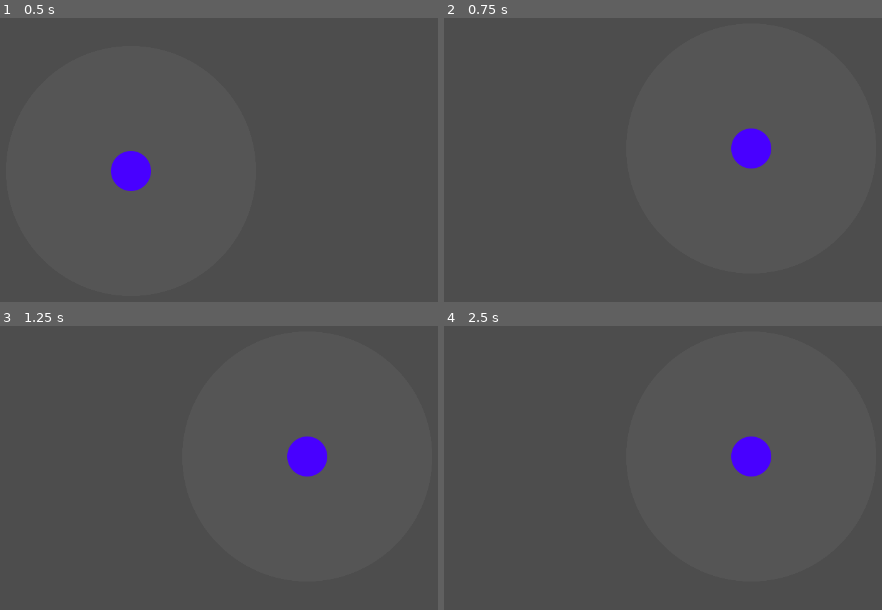
Above: before the commit, frames 1-4 (two rows, left to right).
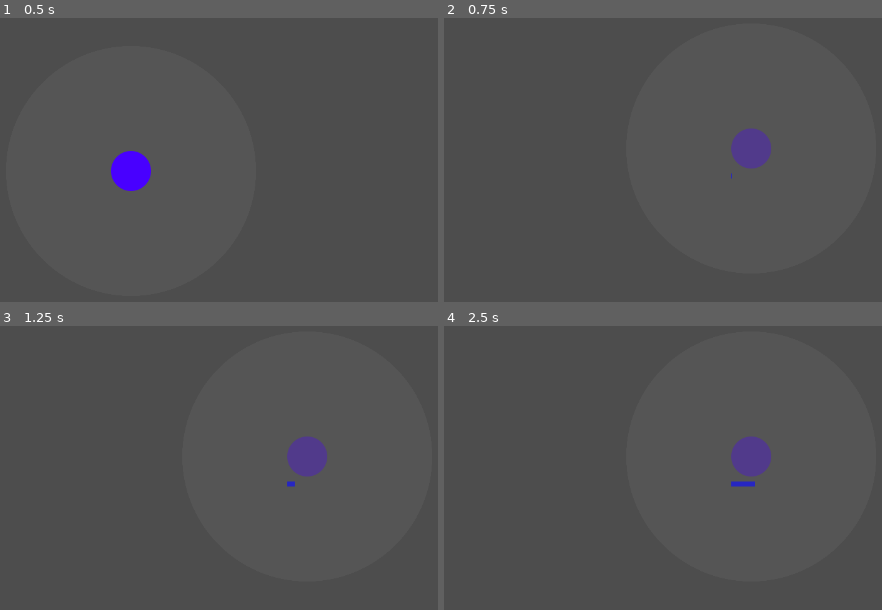
Above: after the commit, the same moments.

Repository: phrasmotica/godot-tower-defence
Game: Godot game, scene res://scenes/slow_tower.tscn
The game is run twice, just before and just after one commit, with the same random seed, the same clock (stepped at 60 frames per second) and the same inputs. This scene is started directly instead of the project's main scene.
Inputs (mouse positions are in pixels of both pictures, inside the frame that each line leads up to):
- Up to frame 1 (0.5 s): no input
- Up to frame 2 (0.75 s): tap Enter (ui_accept) at 0.5 s; move the mouse to (750, 148) at 0.52 s; hold Shift (fast_forward) from 0.53 s (still down); tap . (next_tower) at 0.6 s; click (750, 148) at 0.67 s
- Up to frame 3 (1.25 s): keep holding Shift (fast_forward); tap Enter (ui_accept) at 0.77 s
- Up to frame 4 (2.5 s): tap Enter (ui_accept) at 1.25, 1.52, 2 s; move the mouse to (outside the picture) at 1.27 s; release Shift (fast_forward) at 1.28 s; tap , (previous_tower) at 1.35 s; move the mouse to (654, 379) at 2.02 s; hold Shift (fast_forward) from 2.03 s (still down); tap . (next_tower) at 2.1 s

Frame 1 is identical in both runs. In frame 2, 1.0% of the frame differs, in the area x 65-75%, y 38-57%; in frame 3, 1.1%; in frame 4, 1.2%.
Error before the commit: Cannot call method 'play' on a null value. (res://scripts/tower.gd:56)

Commit message:
Implement slow tower via new pattern

Diff:
--- a/scenes/slow_tower.tscn
+++ b/scenes/slow_tower.tscn
@@ -1,13 +1,13 @@
-[gd_scene load_steps=32 format=3 uid="uid://b8qu4bxbhapgl"]
+[gd_scene load_steps=29 format=3 uid="uid://b8qu4bxbhapgl"]
 
 [ext_resource type="Script" path="res://scripts/tower.gd" id="1_c2mwh"]
-[ext_resource type="Texture2D" uid="uid://i2j4kvn0w7q4" path="res://assets/sprites/range.png" id="2_oryv4"]
 [ext_resource type="Texture2D" uid="uid://du6xscvmfx8l8" path="res://assets/sprites/towerselection.png" id="3_c5d30"]
 [ext_resource type="Script" path="res://scripts/progress_bar.gd" id="4_017vf"]
+[ext_resource type="PackedScene" uid="uid://bkiugvcd885f7" path="res://scenes/range_area.tscn" id="5_7dlap"]
 [ext_resource type="Script" path="res://scripts/tower_level_manager.gd" id="5_t5pdt"]
-[ext_resource type="PackedScene" uid="uid://b80wrboq0yfrq" path="res://scenes/firing_line.tscn" id="6_bxxxn"]
 [ext_resource type="PackedScene" uid="uid://djj6tjv3p0qo6" path="res://scenes/tower_level.tscn" id="6_eu8cm"]
 [ext_resource type="Texture2D" uid="uid://bauh87fo4ohfx" path="res://assets/sprites/slowTower.png" id="7_34jkt"]
+[ext_resource type="PackedScene" uid="uid://ciydhlp5id3lj" path="res://scenes/effect_area.tscn" id="7_50fd5"]
 [ext_resource type="PackedScene" uid="uid://cqp50ghosc4oa" path="res://scenes/slow_effect.tscn" id="8_7bdrw"]
 [ext_resource type="PackedScene" uid="uid://dennk04qdhx0m" path="res://scenes/barrel.tscn" id="10_4dyam"]
 [ext_resource type="Texture2D" uid="uid://bngv7y86ypnm4" path="res://assets/sprites/slowerTower.png" id="10_4rxji"]
@@ -33,24 +33,6 @@
 "speed": 5.0
 }]
 
-[sub_resource type="AtlasTexture" id="AtlasTexture_xedab"]
-atlas = ExtResource("2_oryv4")
-region = Rect2(0, 0, 2000, 2000)
-
-[sub_resource type="SpriteFrames" id="SpriteFrames_ocubu"]
-animations = [{
-"frames": [{
-"duration": 1.0,
-"texture": SubResource("AtlasTexture_xedab")
-}],
-"loop": true,
-"name": &"default",
-"speed": 5.0
-}]
-
-[sub_resource type="CircleShape2D" id="CircleShape2D_2ou6o"]
-radius = 200.998
-
 [sub_resource type="AtlasTexture" id="AtlasTexture_mdq5s"]
 atlas = ExtResource("7_34jkt")
 region = Rect2(0, 0, 64, 64)
@@ -101,19 +83,19 @@
 tracks/0/type = "value"
 tracks/0/imported = false
 tracks/0/enabled = true
-tracks/0/path = NodePath(".:modulate")
+tracks/0/path = NodePath("../ProgressBars/WarmupProgressBar:size")
 tracks/0/interp = 1
 tracks/0/loop_wrap = true
 tracks/0/keys = {
 "times": PackedFloat32Array(0),
 "transitions": PackedFloat32Array(1),
 "update": 0,
-"values": [Color(1, 1, 1, 1)]
+"values": [Vector2(64, 8)]
 }
 tracks/1/type = "value"
 tracks/1/imported = false
 tracks/1/enabled = true
-tracks/1/path = NodePath("../ProgressBars/WarmupProgressBar:size")
+tracks/1/path = NodePath("../ProgressBars/UpgradeProgressBar:size")
 tracks/1/interp = 1
 tracks/1/loop_wrap = true
 tracks/1/keys = {
@@ -125,26 +107,26 @@
 tracks/2/type = "value"
 tracks/2/imported = false
 tracks/2/enabled = true
-tracks/2/path = NodePath("../ProgressBars/UpgradeProgressBar:size")
+tracks/2/path = NodePath("..:scale")
 tracks/2/interp = 1
 tracks/2/loop_wrap = true
 tracks/2/keys = {
 "times": PackedFloat32Array(0),
 "transitions": PackedFloat32Array(1),
 "update": 0,
-"values": [Vector2(64, 8)]
+"values": [Vector2(1, 1)]
 }
 tracks/3/type = "value"
 tracks/3/imported = false
 tracks/3/enabled = true
-tracks/3/path = NodePath("..:scale")
+tracks/3/path = NodePath("../BaseLevel:modulate")
 tracks/3/interp = 1
 tracks/3/loop_wrap = true
 tracks/3/keys = {
 "times": PackedFloat32Array(0),
 "transitions": PackedFloat32Array(1),
 "update": 0,
-"values": [Vector2(1, 1)]
+"values": [Color(1, 1, 1, 1)]
 }
 
 [sub_resource type="Animation" id="Animation_ujsix"]
@@ -180,119 +162,119 @@
 [sub_resource type="Animation" id="Animation_ytq2c"]
 resource_name = "upgrade"
 length = 3.0
-tracks/0/type = "value"
+tracks/0/type = "method"
 tracks/0/imported = false
 tracks/0/enabled = true
-tracks/0/path = NodePath(".:modulate")
+tracks/0/path = NodePath(".")
 tracks/0/interp = 1
 tracks/0/loop_wrap = true
 tracks/0/keys = {
-"times": PackedFloat32Array(0, 3),
-"transitions": PackedFloat32Array(1, 1),
-"update": 1,
-"values": [Color(1, 1, 1, 0.313726), Color(1, 1, 1, 1)]
-}
-tracks/1/type = "method"
+"times": PackedFloat32Array(3),
+"transitions": PackedFloat32Array(1),
+"values": [{
+"args": [],
+"method": &"upgrade_finished"
+}]
+}
+tracks/1/type = "value"
 tracks/1/imported = false
 tracks/1/enabled = true
-tracks/1/path = NodePath(".")
+tracks/1/path = NodePath("../ProgressBars/UpgradeProgressBar:size")
 tracks/1/interp = 1
 tracks/1/loop_wrap = true
 tracks/1/keys = {
-"times": PackedFloat32Array(3),
-"transitions": PackedFloat32Array(1),
-"values": [{
-"args": [],
-"method": &"upgrade_finished"
-}]
-}
-tracks/2/type = "value"
+"times": PackedFloat32Array(0, 3),
+"transitions": PackedFloat32Array(1, 1),
+"update": 0,
+"values": [Vector2(0, 8), Vector2(64, 8)]
+}
+tracks/2/type = "method"
 tracks/2/imported = false
 tracks/2/enabled = true
-tracks/2/path = NodePath("../ProgressBars/UpgradeProgressBar:size")
+tracks/2/path = NodePath("../ProgressBars/UpgradeProgressBar")
 tracks/2/interp = 1
 tracks/2/loop_wrap = true
 tracks/2/keys = {
 "times": PackedFloat32Array(0, 3),
 "transitions": PackedFloat32Array(1, 1),
-"update": 0,
-"values": [Vector2(0, 8), Vector2(64, 8)]
-}
-tracks/3/type = "method"
+"values": [{
+"args": [],
+"method": &"show"
+}, {
+"args": [],
+"method": &"hide"
+}]
+}
+tracks/3/type = "value"
 tracks/3/imported = false
 tracks/3/enabled = true
-tracks/3/path = NodePath("../ProgressBars/UpgradeProgressBar")
+tracks/3/path = NodePath("../BaseLevel:modulate")
 tracks/3/interp = 1
 tracks/3/loop_wrap = true
 tracks/3/keys = {
 "times": PackedFloat32Array(0, 3),
 "transitions": PackedFloat32Array(1, 1),
-"values": [{
-"args": [],
-"method": &"show"
-}, {
-"args": [],
-"method": &"hide"
-}]
+"update": 1,
+"values": [Color(1, 1, 1, 0.313726), Color(1, 1, 1, 1)]
 }
 
 [sub_resource type="Animation" id="Animation_dfao1"]
 resource_name = "warmup"
 length = 3.0
-tracks/0/type = "value"
+tracks/0/type = "method"
 tracks/0/imported = false
 tracks/0/enabled = true
-tracks/0/path = NodePath(".:modulate")
+tracks/0/path = NodePath(".")
 tracks/0/interp = 1
 tracks/0/loop_wrap = true
 tracks/0/keys = {
-"times": PackedFloat32Array(0, 3),
-"transitions": PackedFloat32Array(1, 1),
-"update": 1,
-"values": [Color(1, 1, 1, 0.313726), Color(1, 1, 1, 1)]
-}
-tracks/1/type = "method"
+"times": PackedFloat32Array(3),
+"transitions": PackedFloat32Array(1),
+"values": [{
+"args": [],
+"method": &"warmup_finished"
+}]
+}
+tracks/1/type = "value"
 tracks/1/imported = false
 tracks/1/enabled = true
-tracks/1/path = NodePath(".")
+tracks/1/path = NodePath("../ProgressBars/WarmupProgressBar:size")
 tracks/1/interp = 1
 tracks/1/loop_wrap = true
 tracks/1/keys = {
-"times": PackedFloat32Array(3),
-"transitions": PackedFloat32Array(1),
-"values": [{
-"args": [],
-"method": &"warmup_finished"
-}]
-}
-tracks/2/type = "value"
+"times": PackedFloat32Array(0, 3),
+"transitions": PackedFloat32Array(1, 1),
+"update": 0,
+"values": [Vector2(0, 8), Vector2(64, 8)]
+}
+tracks/2/type = "method"
 tracks/2/imported = false
 tracks/2/enabled = true
-tracks/2/path = NodePath("../ProgressBars/WarmupProgressBar:size")
+tracks/2/path = NodePath("../ProgressBars/WarmupProgressBar")
 tracks/2/interp = 1
 tracks/2/loop_wrap = true
 tracks/2/keys = {
 "times": PackedFloat32Array(0, 3),
 "transitions": PackedFloat32Array(1, 1),
-"update": 0,
-"values": [Vector2(0, 8), Vector2(64, 8)]
-}
-tracks/3/type = "method"
+"values": [{
+"args": [],
+"method": &"show"
+}, {
+"args": [],
+"method": &"hide"
+}]
+}
+tracks/3/type = "value"
 tracks/3/imported = false
 tracks/3/enabled = true
-tracks/3/path = NodePath("../ProgressBars/WarmupProgressBar")
+tracks/3/path = NodePath("../BaseLevel:modulate")
 tracks/3/interp = 1
 tracks/3/loop_wrap = true
 tracks/3/keys = {
 "times": PackedFloat32Array(0, 3),
 "transitions": PackedFloat32Array(1, 1),
-"values": [{
-"args": [],
-"method": &"show"
-}, {
-"args": [],
-"method": &"hide"
-}]
+"update": 1,
+"values": [Color(1, 1, 1, 0.313726), Color(1, 1, 1, 1)]
 }
 
 [sub_resource type="AnimationLibrary" id="AnimationLibrary_qnhh7"]
@@ -348,72 +330,57 @@
 color = Color(1, 1, 0, 1)
 script = ExtResource("4_017vf")
 
-[node name="Levels" type="Node2D" parent="." node_paths=PackedStringArray("base_level")]
+[node name="Levels" type="Node2D" parent="." node_paths=PackedStringArray("range_node", "effect_area", "base_level")]
 script = ExtResource("5_t5pdt")
-base_level = NodePath("Level0")
-
-[node name="Range" type="Node2D" parent="Levels"]
-
-[node name="RangeSprite" type="AnimatedSprite2D" parent="Levels/Range"]
-scale = Vector2(0.2, 0.2)
-sprite_frames = SubResource("SpriteFrames_ocubu")
-
-[node name="FiringLine" parent="Levels" instance=ExtResource("6_bxxxn")]
-visible = false
-
-[node name="EffectArea" type="Area2D" parent="Levels"]
-collision_layer = 16
-
-[node name="EffectAreaShape" type="CollisionShape2D" parent="Levels/EffectArea"]
-shape = SubResource("CircleShape2D_2ou6o")
-
-[node name="Level0" parent="Levels" node_paths=PackedStringArray("effect_stats", "upgrades") instance=ExtResource("6_eu8cm")]
+range_node = NodePath("RangeArea")
+effect_area = NodePath("EffectArea")
+base_level = NodePath("../BaseLevel")
+
+[node name="RangeArea" parent="Levels" instance=ExtResource("5_7dlap")]
+radius = 2.0
+
+[node name="EffectArea" parent="Levels" instance=ExtResource("7_50fd5")]
+radius = 2.0
+
+[node name="BaseLevel" parent="." node_paths=PackedStringArray("effect_stats", "upgrades") instance=ExtResource("6_eu8cm")]
+sprite = SubResource("SpriteFrames_vq0yl")
 effect_stats = NodePath("EffectStats")
 upgrades = [NodePath("Slower"), NodePath("Paralyse")]
 point_towards_enemy = false
 
-[node name="Sprite" parent="Levels/Level0" index="0"]
-rotation = 1.5708
-sprite_frames = SubResource("SpriteFrames_vq0yl")
-
-[node name="EffectStats" type="Node" parent="Levels/Level0"]
+[node name="EffectStats" type="Node" parent="BaseLevel"]
 script = ExtResource("10_bd5or")
 effect_duration = 3.0
 effect = ExtResource("8_7bdrw")
 
-[node name="Slower" parent="Levels/Level0" node_paths=PackedStringArray("effect_stats") instance=ExtResource("6_eu8cm")]
+[node name="Slower" parent="BaseLevel" node_paths=PackedStringArray("effect_stats") instance=ExtResource("6_eu8cm")]
 visible = false
 level_description = "Slows enemies for longer."
 price = 3
+sprite = SubResource("SpriteFrames_0mumw")
 effect_stats = NodePath("EffectStats")
 point_towards_enemy = false
 
-[node name="Sprite" parent="Levels/Level0/Slower" index="0"]
-rotation = 1.5708
-sprite_frames = SubResource("SpriteFrames_0mumw")
-
-[node name="EffectStats" type="Node" parent="Levels/Level0/Slower"]
+[node name="EffectStats" type="Node" parent="BaseLevel/Slower"]
 script = ExtResource("10_bd5or")
 effect_duration = 5.0
 effect = ExtResource("8_7bdrw")
 
-[node name="Paralyse" parent="Levels/Level0" node_paths=PackedStringArray("effect_stats") instance=ExtResource("6_eu8cm")]
+[node name="Paralyse" parent="BaseLevel" node_paths=PackedStringArray("effect_stats") instance=ExtResource("6_eu8cm")]
 visible = false
 level_description = "Paralyses enemies for a short time!"
 price = 4
+sprite = SubResource("SpriteFrames_i164d")
 effect_stats = NodePath("EffectStats")
 point_towards_enemy = false
 
-[node name="Sprite" parent="Levels/Level0/Paralyse" index="0"]
-rotation = 1.5708
-sprite_frames = SubResource("SpriteFrames_i164d")
-
-[node name="EffectStats" type="Node" parent="Levels/Level0/Paralyse"]
+[node name="EffectStats" type="Node" parent="BaseLevel/Paralyse"]
 script = ExtResource("10_bd5or")
 effect_duration = 3.0
 effect = ExtResource("12_2doa4")
 
-[node name="AnimationPlayer" type="AnimationPlayer" parent="Levels"]
+[node name="AnimationPlayer" type="AnimationPlayer" parent="."]
+root_node = NodePath("../Levels")
 libraries = {
 "": SubResource("AnimationLibrary_qnhh7")
 }
@@ -431,11 +398,7 @@
 [connection signal="created_projectile" from="Levels" to="." method="_on_levels_created_projectile"]
 [connection signal="upgraded" from="Levels" to="." method="_on_levels_upgraded"]
 [connection signal="warmed_up" from="Levels" to="." method="_on_levels_warmed_up"]
-[connection signal="adjust_range" from="Levels/Level0/EffectStats" to="Levels/Level0" method="_on_effect_stats_adjust_range"]
-[connection signal="adjust_range" from="Levels/Level0/Slower/EffectStats" to="Levels/Level0/Slower" method="_on_effect_stats_adjust_range"]
-[connection signal="adjust_range" from="Levels/Level0/Paralyse/EffectStats" to="Levels/Level0/Paralyse" method="_on_effect_stats_adjust_range"]
+[connection signal="adjust_range" from="BaseLevel/EffectStats" to="BaseLevel" method="_on_effect_stats_adjust_range"]
+[connection signal="adjust_range" from="BaseLevel/Slower/EffectStats" to="BaseLevel/Slower" method="_on_effect_stats_adjust_range"]
+[connection signal="adjust_range" from="BaseLevel/Paralyse/EffectStats" to="BaseLevel/Paralyse" method="_on_effect_stats_adjust_range"]
 [connection signal="pulse" from="Barrel" to="." method="_on_barrel_pulse"]
-
-[editable path="Levels/Level0"]
-[editable path="Levels/Level0/Slower"]
-[editable path="Levels/Level0/Paralyse"]
--- a/scripts/effect_area.gd
+++ b/scripts/effect_area.gd
@@ -32,4 +32,5 @@
 	adjust_range(radius)
 
 func adjust_range(projectile_range: float):
-	circle_shape.radius = 100 * projectile_range
+	if circle_shape:
+		circle_shape.radius = 100 * projectile_range
